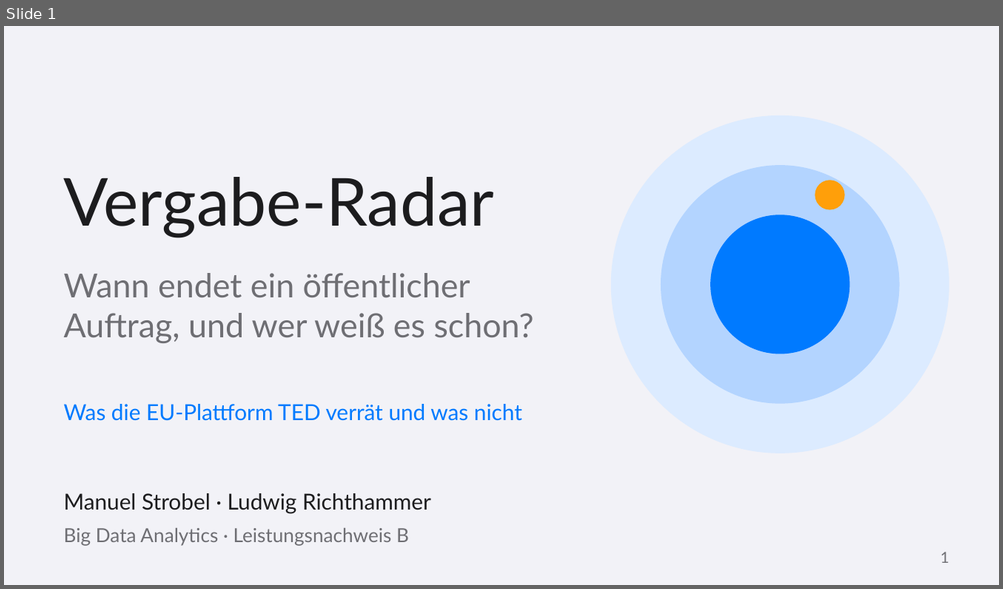
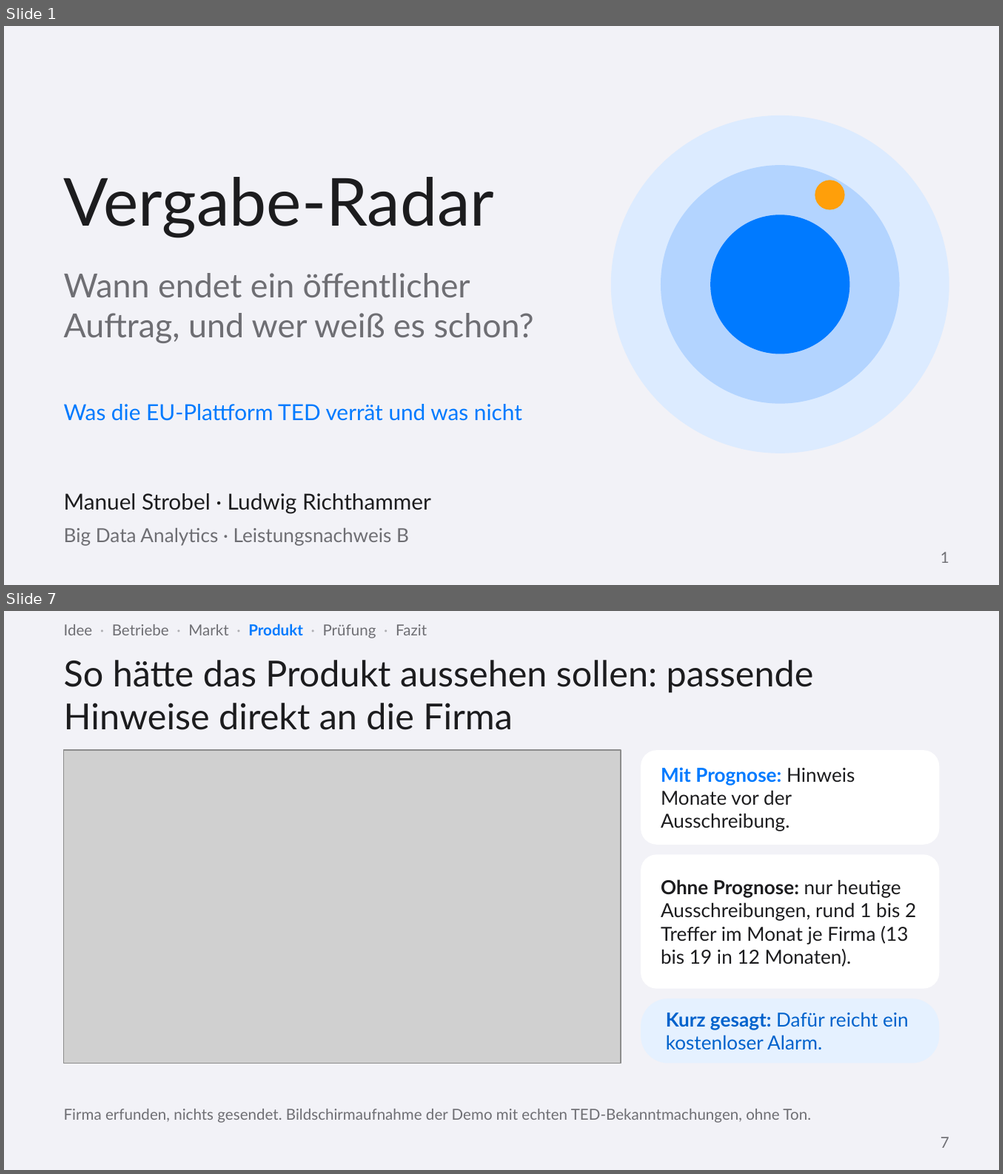
Before and after one commit to ludwigrichthammer9-web/vergabe_radar, a slide deck: docs/vortrag/vortrag_vergabe_radar.pptx. Shown one above the other, each under a label of ours: slide 1 before the commit, slides 1 and 7 after it; the slides between them are not shown. The pictures are 1003x589 and 1003x1174 pixels, drawn with LibreOffice and Linux fonts; fonts in the diff are those of the drawing; grey boxes stand for pictures. Boxes give left, top, right and bottom in pixels: in the first picture for what was removed or moved away, otherwise in the second. Text is boxed around its words. In the diff, an @@ line names an element or a change of style, - is before the commit and + after.

```diff
--- a/docs/vortrag/vortrag_vergabe_radar.pptx
+++ b/docs/vortrag/vortrag_vergabe_radar.pptx
@@ slide 7 added at bbox=[4, 611, 999, 1170], background #F2F2F7 @@
@@ text added at bbox=[64, 624, 427, 638], 11 pt, text #6E6E73 @@
+Idee · Betriebe · Markt · Produkt · Prüfung · Fazit
@@ title added at bbox=[64, 660, 814, 730], 26 pt, text #1C1C1E @@
+So hätte das Produkt aussehen sollen: passende Hinweise direkt an die Firma
@@ picture added at bbox=[64, 750, 620, 1064] @@
@@ rounded rectangle added at bbox=[640, 750, 939, 845], fill #FFFFFF @@
@@ text added at bbox=[660, 767, 854, 832], 14 pt, text #1C1C1E @@
+Mit Prognose: Hinweis Monate vor der Ausschreibung.
@@ rounded rectangle added at bbox=[640, 854, 939, 989], fill #FFFFFF @@
@@ text added at bbox=[660, 880, 916, 967], 14 pt, text #1C1C1E @@
+Ohne Prognose: nur heutige Ausschreibungen, rund 1 bis 2 Treffer im Monat je Firma (13 bis 19 in 12 Monaten).
@@ rounded rectangle added at bbox=[640, 999, 939, 1064], fill #E5F1FF @@
@@ text added at bbox=[666, 1012, 908, 1051], 14 pt, text #0062CC @@
+Kurz gesagt: Dafür reicht ein kostenloser Alarm.
@@ text added at bbox=[64, 1109, 811, 1123], 11 pt, text #6E6E73 @@
+Firma erfunden, nichts gesendet. Bildschirmaufnahme der Demo mit echten TED-Bekanntmachungen, ohne Ton.
@@ text added at bbox=[940, 1137, 949, 1148], 11 pt, text #6E6E73 @@
+7
```
Also in this commit, not shown: 9 slides changed, 3 other slides added, 3 slides removed, 2 other files.
